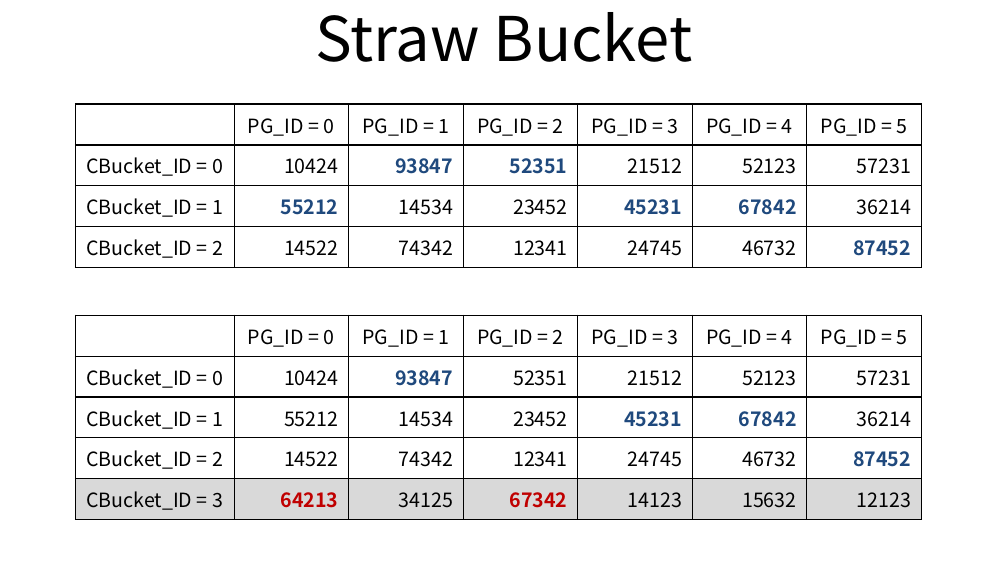
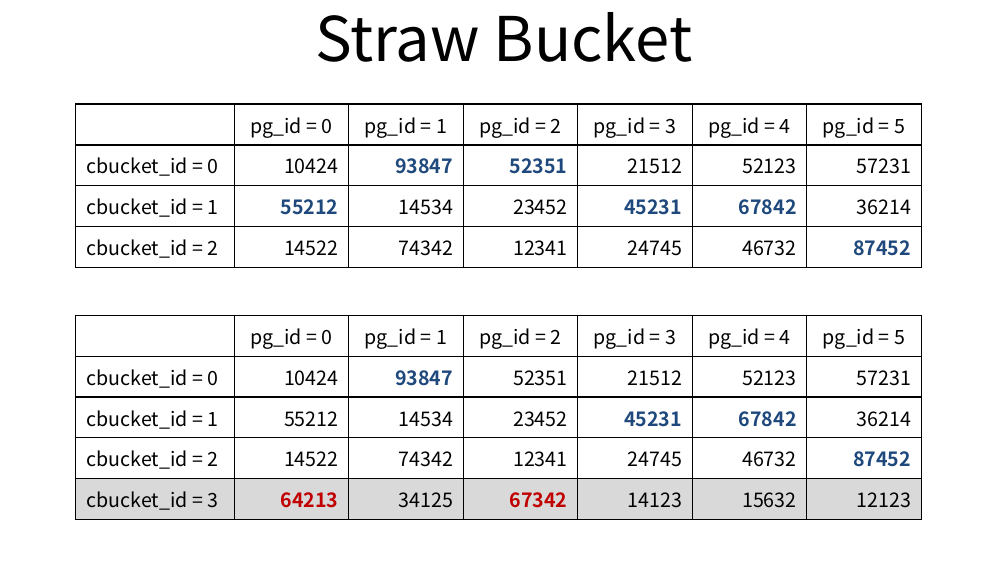
Before and after one commit to ssup2/blog-old, a slide deck: slide 6 of images/theory_analysis/Ceph_CRUSH_Map_Bucket_Type/Ceph_CRUSH.pptx. Drawn at 1008x567 pixels with LibreOffice and Linux fonts; fonts in the diff are those of the drawing. Boxes give left, top, right and bottom in pixels: in the first picture for what was removed or moved away, otherwise in the second. Text is boxed around its words. In the diff, an @@ line names an element or a change of style, - is before the commit and + after.

```diff
--- a/images/theory_analysis/Ceph_CRUSH_Map_Bucket_Type/Ceph_CRUSH.pptx
+++ b/images/theory_analysis/Ceph_CRUSH_Map_Bucket_Type/Ceph_CRUSH.pptx
@@ table at (x1=76, y1=104, x2=923, y2=267) @@
-row 1:  | PG_ID = 0 | PG_ID = 1 | PG_ID = 2 | PG_ID = 3 | PG_ID = 4 | PG_ID = 5
+row 1:  | pg_id = 0 | pg_id = 1 | pg_id = 2 | pg_id = 3 | pg_id = 4 | pg_id = 5
-row 2, column 1: CBucket_ID = 0
+row 2, column 1: cbucket_id = 0
-row 3, column 1: CBucket_ID = 1
+row 3, column 1: cbucket_id = 1
-row 4, column 1: CBucket_ID = 2
+row 4, column 1: cbucket_id = 2
@@ table at (x1=76, y1=316, x2=923, y2=520) @@
-row 1:  | PG_ID = 0 | PG_ID = 1 | PG_ID = 2 | PG_ID = 3 | PG_ID = 4 | PG_ID = 5
+row 1:  | pg_id = 0 | pg_id = 1 | pg_id = 2 | pg_id = 3 | pg_id = 4 | pg_id = 5
-row 2, column 1: CBucket_ID = 0
+row 2, column 1: cbucket_id = 0
-row 3, column 1: CBucket_ID = 1
+row 3, column 1: cbucket_id = 1
-row 4, column 1: CBucket_ID = 2
+row 4, column 1: cbucket_id = 2
-row 5, column 1: CBucket_ID = 3
+row 5, column 1: cbucket_id = 3
```
Also in this commit, not shown: 3 other slides changed, 9 other files.
